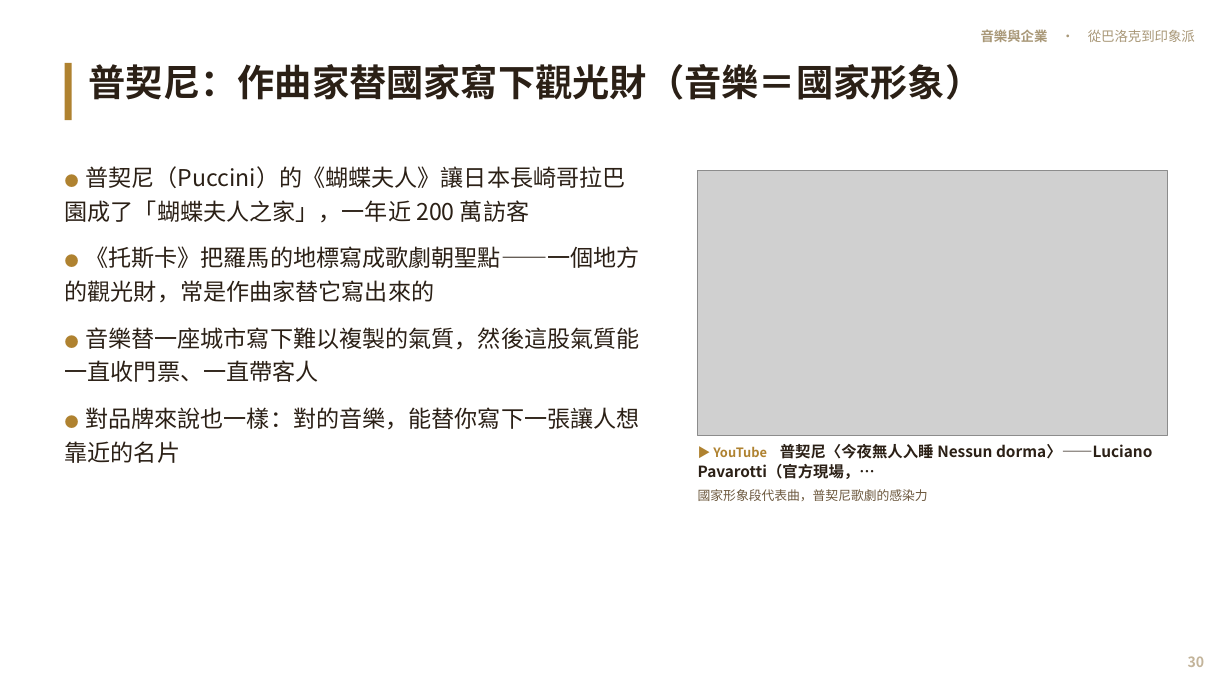
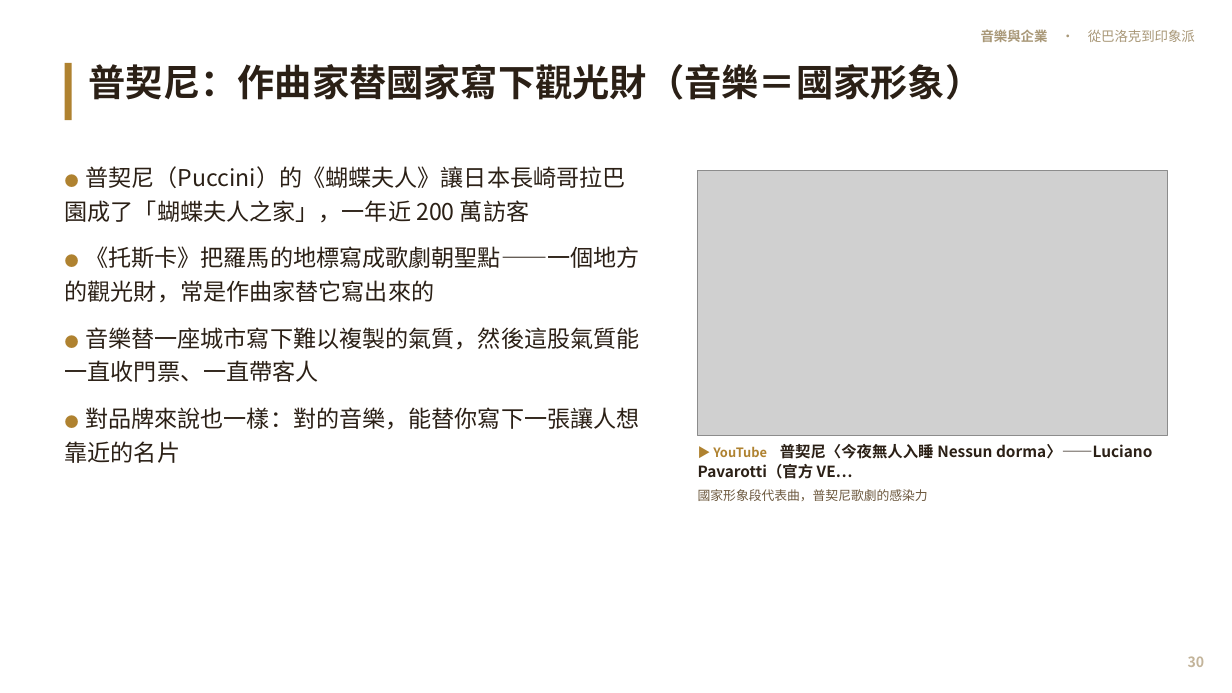
Before and after one commit to kblab2024/music-business-lecture, a slide deck: slide 30 of docs/downloads/音樂與企業-投影片.pptx. Drawn at 1232x693 pixels with LibreOffice and Linux fonts; fonts in the diff are those of the drawing; grey boxes stand for pictures. Boxes give left, top, right and bottom in pixels: in the first picture for what was removed or moved away, otherwise in the second. Text is boxed around its words. In the diff, an @@ line names an element or a change of style, - is before the commit and + after.

```diff
--- a/docs/downloads/音樂與企業-投影片.pptx
+++ b/docs/downloads/音樂與企業-投影片.pptx
@@ text at bbox=[698, 444, 1152, 479]: text changed @@
-▶ YouTube 普契尼〈今夜無人入睡 Nessun dorma〉——Luciano Pavarotti（官方現場，…
+▶ YouTube 普契尼〈今夜無人入睡 Nessun dorma〉——Luciano Pavarotti（官方 VE…
```
Also in this commit, not shown: 11 other slides changed, 7 other files.
